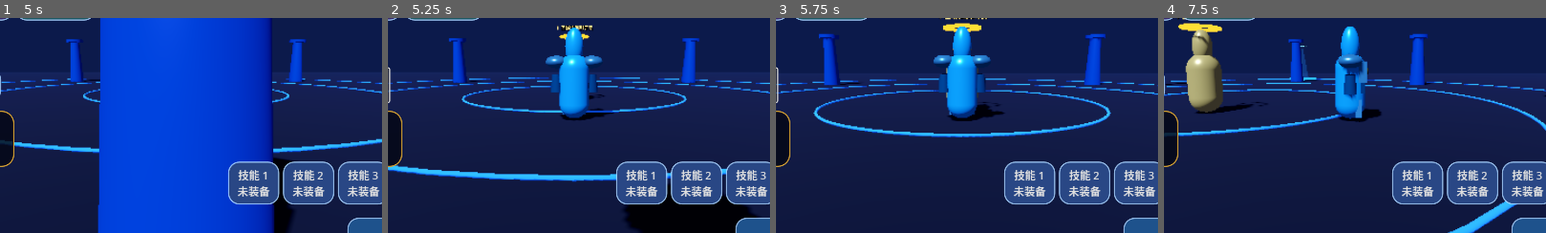
Above: before the commit, frames 1-4 (left to right).
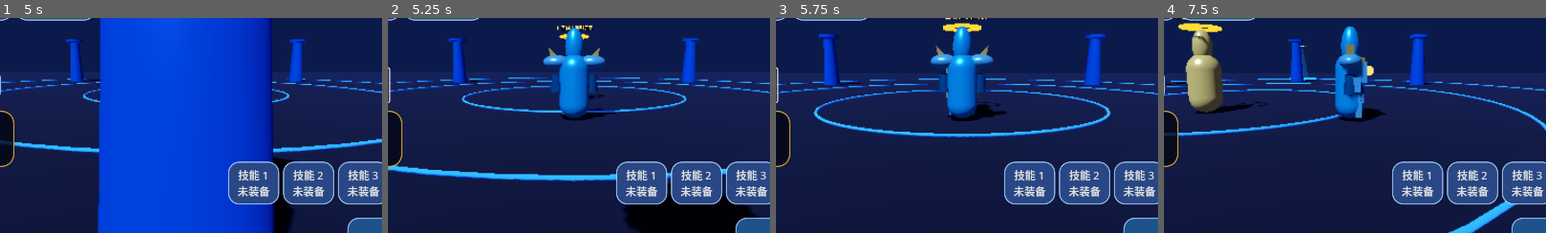
Above: after the commit, the same moments.

Repository: Qazwesrd/Saint-Seiya-Universe-War
Game: Godot game, scene res://scenes/main_menu.tscn
The game is run twice, just before and just after one commit, with the same random seed, the same clock (stepped at 60 frames per second) and the same inputs.
Inputs (mouse positions are % of the whole screen's width and height, from its top left):
- Up to frame 1 (5 s): click "开始新游戏 / 新建存档" at 0.5 s; click "开始新游戏 / 新建存档" at 1.25 s; click "继续游戏 / 存档管理" at 2 s; click "游戏设置" at 2.75 s; click "读取" at 3.5 s; click "交谈 / 接任务" at 4.25 s
- Up to frame 2 (5.25 s): click "任务导航" at 5 s
- Up to frame 3 (5.75 s): no input
- Up to frame 4 (7.5 s): tap Enter (ui_accept) at 5.75, 6.02 s; move the mouse to (72, 45) at 5.77 s; hold Right (ui_right) 5.78-6.5 s; click (72, 45) at 5.92 s; drag from (30, 55) to (45, 70) at 6.52 s; click "传送" at 7.25 s
The pictures show only the part of the screen within x 26-76%, y 29-79%; the shares and areas given below are measured in that part.

Frame 1 is identical in both runs. In frame 2, 2.9% of the frame differs, in the area x 40-60%, y 4-47%; in frame 3, 3.0%; in frame 4, 2.0%.

Commit message:
Integrate class-specific procedural armor silhouettes and heraldry

Diff:
--- a/game/scripts/player.gd
+++ b/game/scripts/player.gd
@@ -1,5 +1,6 @@
 extends CharacterBody3D
 const CombatTargeting = preload("res://scripts/combat_targeting.gd")
+const CharacterVisualCatalog = preload("res://scripts/character_visual_catalog.gd")
 var game: Variant
 var move_input := Vector2.ZERO
 var auto_move_target := Vector3.ZERO
@@ -155,64 +156,140 @@
     return piece
 
 func _build_armor_visuals() -> void:
+    if not is_instance_valid(visual_root):
+        return
     if is_instance_valid(armor_root):
         armor_root.queue_free()
     armor_root = Node3D.new()
     armor_root.name = "ProceduralSaintArmor"
     visual_root.add_child(armor_root)
+
     var class_id := str(RPGState.profile.get("class_id", "pegasus"))
     var class_data: Dictionary = SkillSystem.get_class_skill(class_id)
+    var visual_profile := CharacterVisualCatalog.get_profile(class_id)
     armor_base_color = class_data.get("color", Color(0.22, 0.52, 0.92))
     visual_class_id = class_id
+    var accent: Color = visual_profile.get("accent", Color(1.0, 0.78, 0.28))
+    var bright := armor_base_color.lightened(0.32)
+    var dark := armor_base_color.darkened(0.42)
+    var stage_state: Dictionary = ArmorSystem.get_state()
+    var stage_id := str(stage_state.get("current_stage", "bronze"))
+    var stage_data: Dictionary = ArmorSystem.STAGES.get(stage_id, ArmorSystem.STAGES["bronze"])
+    var stage_metallic := clampf(float(visual_profile.get("metallic", 0.82)) + (0.08 if stage_id in ["gold", "god_cloth", "god_armor"] else 0.0), 0.0, 1.0)
+    var stage_glow := float(visual_profile.get("glow", 0.1)) + (0.12 if stage_id in ["god_cloth", "god_armor"] else 0.0)
+
     if is_instance_valid(body_mat):
         body_mat.albedo_color = armor_base_color
-        body_mat.metallic = 0.62
+        body_mat.metallic = stage_metallic
         body_mat.emission = armor_base_color * 0.08
-    var bright := armor_base_color.lightened(0.32)
-    var dark := armor_base_color.darkened(0.42)
+
+    # Layered torso plates: chest, abdomen, collar and a raised central crest.
     var chest := BoxMesh.new()
     chest.size = Vector3(0.72, 0.54, 0.20)
-    _add_armor_piece(chest, Vector3(0.0, 1.28, -0.32), Vector3.ONE, bright, 0.82)
+    _add_armor_piece(chest, Vector3(0.0, 1.28, -0.32), Vector3.ONE, bright, stage_metallic)
     var abdomen := BoxMesh.new()
     abdomen.size = Vector3(0.56, 0.28, 0.18)
-    _add_armor_piece(abdomen, Vector3(0.0, 0.88, -0.30), Vector3.ONE, dark, 0.78)
+    _add_armor_piece(abdomen, Vector3(0.0, 0.88, -0.30), Vector3.ONE, dark, stage_metallic * 0.94)
+    var collar := BoxMesh.new()
+    collar.size = Vector3(0.82, 0.12, 0.24)
+    _add_armor_piece(collar, Vector3(0.0, 1.58, -0.24), Vector3.ONE, accent.darkened(0.12), stage_metallic)
+
+    # Class-specific shoulder silhouette and forearm guards.
     var shoulder_mesh := SphereMesh.new()
     shoulder_mesh.radius = 0.28
     shoulder_mesh.height = 0.42
-    _add_armor_piece(shoulder_mesh, Vector3(-0.48, 1.55, 0.0), Vector3(1.0, 0.82, 1.08), bright, 0.86)
-    _add_armor_piece(shoulder_mesh, Vector3(0.48, 1.55, 0.0), Vector3(1.0, 0.82, 1.08), bright, 0.86)
+    var shoulder_scale: Vector3 = visual_profile.get("shoulder_scale", Vector3.ONE)
+    _add_armor_piece(shoulder_mesh, Vector3(-0.48, 1.55, 0.0), shoulder_scale, bright, stage_metallic)
+    _add_armor_piece(shoulder_mesh, Vector3(0.48, 1.55, 0.0), shoulder_scale, bright, stage_metallic)
+    var shoulder_spike := PrismMesh.new()
+    shoulder_spike.size = Vector3(0.24, 0.42, 0.22)
+    var left_spike := _add_armor_piece(shoulder_spike, Vector3(-0.58, 1.76, 0.0), Vector3.ONE, accent, stage_metallic)
+    left_spike.rotation.z = 0.48
+    var right_spike := _add_armor_piece(shoulder_spike, Vector3(0.58, 1.76, 0.0), Vector3.ONE, accent, stage_metallic)
+    right_spike.rotation.z = -0.48
     var arm_mesh := CylinderMesh.new()
     arm_mesh.top_radius = 0.13
     arm_mesh.bottom_radius = 0.17
     arm_mesh.height = 0.48
-    _add_armor_piece(arm_mesh, Vector3(-0.47, 0.98, 0.0), Vector3.ONE, dark, 0.74)
-    _add_armor_piece(arm_mesh, Vector3(0.47, 0.98, 0.0), Vector3.ONE, dark, 0.74)
-    var shin_mesh := BoxMesh.new()
-    shin_mesh.size = Vector3(0.24, 0.48, 0.18)
-    _add_armor_piece(shin_mesh, Vector3(-0.22, 0.34, -0.22), Vector3.ONE, bright, 0.78)
-    _add_armor_piece(shin_mesh, Vector3(0.22, 0.34, -0.22), Vector3.ONE, bright, 0.78)
+    _add_armor_piece(arm_mesh, Vector3(-0.47, 0.98, 0.0), Vector3.ONE, dark, stage_metallic)
+    _add_armor_piece(arm_mesh, Vector3(0.47, 0.98, 0.0), Vector3.ONE, dark, stage_metallic)
+    var bracer_mesh := BoxMesh.new()
+    bracer_mesh.size = Vector3(0.22, 0.38, 0.25)
+    _add_armor_piece(bracer_mesh, Vector3(-0.48, 0.98, -0.13), Vector3.ONE, bright, stage_metallic)
+    _add_armor_piece(bracer_mesh, Vector3(0.48, 0.98, -0.13), Vector3.ONE, bright, stage_metallic)
+
+    # Waist guard, layered thigh/shin plates and knee caps.
     var belt_mesh := TorusMesh.new()
     belt_mesh.inner_radius = 0.29
     belt_mesh.outer_radius = 0.36
-    _add_armor_piece(belt_mesh, Vector3(0.0, 0.72, 0.0), Vector3(1.0, 0.65, 1.0), bright, 0.9)
-    var crest_mesh := CylinderMesh.new()
-    crest_mesh.bottom_radius = 0.13
-    crest_mesh.top_radius = 0.015
-    crest_mesh.height = 0.34
-    _add_armor_piece(crest_mesh, Vector3(0.0, 2.16, 0.02), Vector3.ONE, bright, 0.84)
+    _add_armor_piece(belt_mesh, Vector3(0.0, 0.72, 0.0), Vector3(1.0, 0.65, 1.0), accent, stage_metallic)
+    var waist_plate := BoxMesh.new()
+    waist_plate.size = Vector3(0.72, 0.22, 0.16)
+    _add_armor_piece(waist_plate, Vector3(0.0, 0.61, -0.28), Vector3.ONE, bright, stage_metallic)
+    var shin_mesh := BoxMesh.new()
+    shin_mesh.size = Vector3(0.24, 0.48, 0.18)
+    _add_armor_piece(shin_mesh, Vector3(-0.22, 0.34, -0.22), Vector3.ONE, bright, stage_metallic)
+    _add_armor_piece(shin_mesh, Vector3(0.22, 0.34, -0.22), Vector3.ONE, bright, stage_metallic)
+    var knee_mesh := SphereMesh.new()
+    knee_mesh.radius = 0.15
+    knee_mesh.height = 0.12
+    _add_armor_piece(knee_mesh, Vector3(-0.22, 0.57, -0.27), Vector3(1.0, 0.7, 0.65), accent, stage_metallic)
+    _add_armor_piece(knee_mesh, Vector3(0.22, 0.57, -0.27), Vector3(1.0, 0.7, 0.65), accent, stage_metallic)
+
+    # Every class receives its own heraldic crest and chest sigil.
+    var crest_mesh: Mesh
+    match str(visual_profile.get("crest", "star")):
+        "horn", "spear", "trident", "ice", "flame", "anvil":
+            var crest_prism := PrismMesh.new()
+            crest_prism.size = Vector3(0.20, 0.42, 0.16)
+            crest_mesh = crest_prism
+        "halo", "crescent", "clock", "dream", "aegis", "rune", "rose", "lyre":
+            var crest_ring := TorusMesh.new()
+            crest_ring.inner_radius = 0.09
+            crest_ring.outer_radius = 0.15
+            crest_mesh = crest_ring
+        _:
+            var crest_cone := CylinderMesh.new()
+            crest_cone.bottom_radius = 0.13
+            crest_cone.top_radius = 0.015
+            crest_cone.height = 0.34
+            crest_mesh = crest_cone
+    var crest := _add_armor_piece(crest_mesh, Vector3(0.0, 2.12, -0.02), Vector3.ONE, accent, stage_metallic)
+    if str(visual_profile.get("crest", "")) in ["horn", "spear", "trident", "ice", "flame", "anvil"]:
+        crest.rotation.x = -0.18
     var emblem_mesh := SphereMesh.new()
-    emblem_mesh.radius = 0.10
+    emblem_mesh.radius = 0.11
     emblem_mesh.height = 0.18
-    _add_armor_piece(emblem_mesh, Vector3(0.0, 1.30, -0.445), Vector3(1.0, 1.0, 0.42), Color(1.0, 0.82, 0.32), 0.95)
-    var tier := str(class_data.get("tier", ""))
-    if class_id == "tenkishi" or tier == "神明":
-        var wing_mesh := BoxMesh.new()
-        wing_mesh.size = Vector3(0.18, 1.0, 0.12)
-        var wing_scale := Vector3(1.0, 1.35, 1.0) if class_id == "tenkishi" else Vector3(1.0, 1.0, 1.0)
-        var left_wing := _add_armor_piece(wing_mesh, Vector3(-0.55, 1.78, 0.25), wing_scale, bright, 0.7)
-        left_wing.rotation.z = -0.42
-        var right_wing := _add_armor_piece(wing_mesh, Vector3(0.55, 1.78, 0.25), wing_scale, bright, 0.7)
-        right_wing.rotation.z = 0.42
+    _add_armor_piece(emblem_mesh, Vector3(0.0, 1.30, -0.445), Vector3(1.0, 1.0, 0.42), accent, 0.96)
+
+    # Back ornaments are built as low-poly feather/fin plates, scaled per class.
+    var wing_span := float(visual_profile.get("wing_span", 0.0))
+    if wing_span > 0.0:
+        var feather_mesh := PrismMesh.new()
+        feather_mesh.size = Vector3(0.16, 0.72, 0.10)
+        for side in [-1.0, 1.0]:
+            for feather_index in range(3):
+                var feather_scale := Vector3(1.0, wing_span * (1.0 - float(feather_index) * 0.14), 1.0)
+                var feather_position := Vector3(side * (0.46 + float(feather_index) * 0.18), 1.72 - float(feather_index) * 0.08, 0.26 + float(feather_index) * 0.045)
+                var feather := _add_armor_piece(feather_mesh, feather_position, feather_scale, bright if feather_index == 0 else accent, stage_metallic)
+                feather.rotation.z = -side * (0.38 + float(feather_index) * 0.18)
+                feather.rotation.x = -0.22
+    if str(visual_profile.get("ornament", "")) in ["time_rings", "aegis", "radiant", "solar_wings", "storm_wings", "heaven_wings"]:
+        var aura_ring := TorusMesh.new()
+        aura_ring.inner_radius = 0.68
+        aura_ring.outer_radius = 0.73
+        var aura := _add_armor_piece(aura_ring, Vector3(0.0, 1.55, 0.34), Vector3.ONE, accent, 0.92)
+        aura.rotation.x = deg_to_rad(72.0)
+    if stage_glow > 0.0:
+        var glow_mesh := SphereMesh.new()
+        glow_mesh.radius = 0.13
+        glow_mesh.height = 0.26
+        var glow_piece := _add_armor_piece(glow_mesh, Vector3(0.0, 1.31, -0.50), Vector3.ONE, accent, 0.55)
+        var glow_material := glow_piece.material_override as StandardMaterial3D
+        glow_material.emission_enabled = true
+        glow_material.emission = accent * stage_glow
+        glow_material.shading_mode = BaseMaterial3D.SHADING_MODE_UNSHADED
+
 
 func _on_camera_setting_changed(section: String, _key: String, _value: Variant) -> void:
     if section == "camera":
